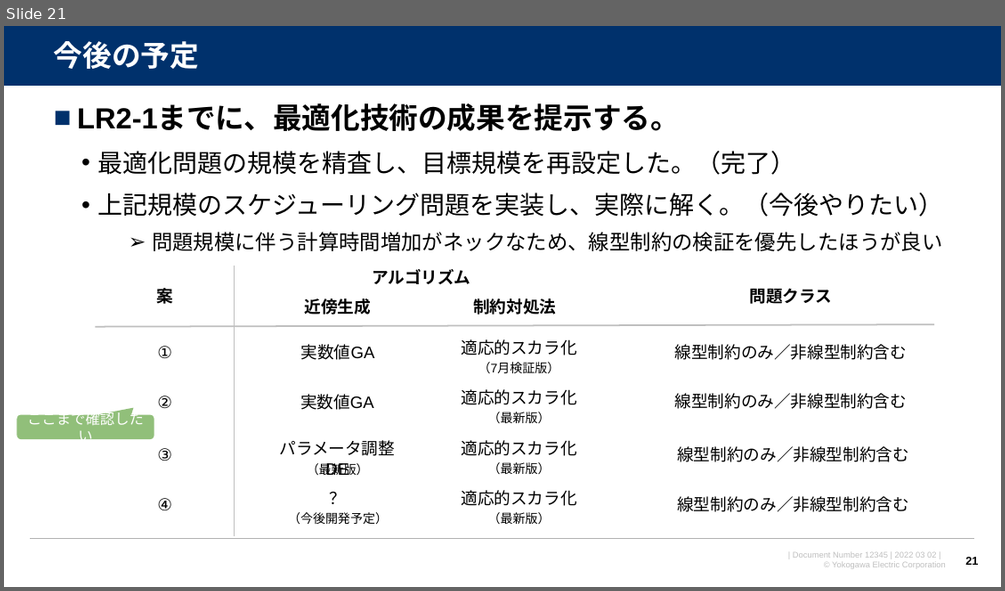
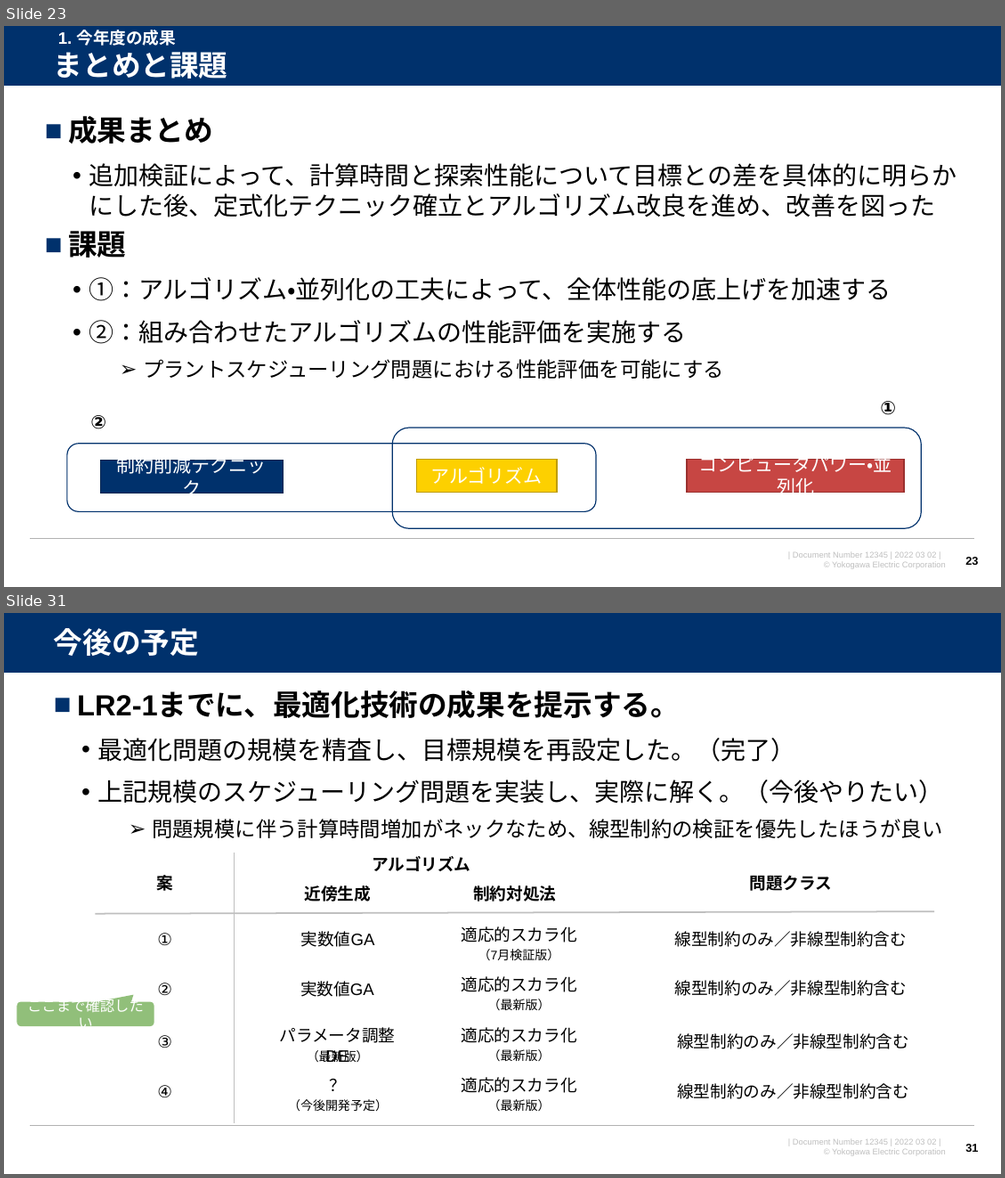
Before and after one commit to watarukumagai-git/opt, a slide deck: 220302_来年度の共同研究について_rev.0.pptx. Shown one above the other, each under a label of ours: slide 21 before the commit, slides 23 and 31 after it; the slides between them are not shown. The pictures are 1005x591 and 1005x1178 pixels, drawn with LibreOffice and Linux fonts; fonts in the diff are those of the drawing; background and template pictures are left out. Boxes give left, top, right and bottom in pixels: in the first picture for what was removed or moved away, otherwise in the second. Text is boxed around its words. In the diff, an @@ line names an element or a change of style, - is before the commit and + after.

```diff
--- a/220302_来年度の共同研究について_rev.0.pptx
+++ b/220302_来年度の共同研究について_rev.0.pptx
@@ slide 23 added at (4,26,1001,587), background #FFFFFF; not listed: 4 template elements that a slide beside it also shows @@
@@ title added at (54,52,228,79), 28 pt, text #FFFFFF, bold @@
+まとめと課題
@@ text added at (58,30,177,46), 16 pt, text #FFFFFF, bold @@
+1. 今年度の成果
@@ text added at (68,116,956,378), 24 pt, text #000000 @@
+■ 成果まとめ
+  • 追加検証によって、計算時間と探索性能について目標との差を具体的に明らかにした後、定式化テクニック確立とアルゴリズム改良を進め、改善を図った
+■ 課題
+  • ①：アルゴリズム・並列化の工夫によって、全体性能の底上げを加速する
+  • ②：組み合わせたアルゴリズムの性能評価を実施する
+    ➢ プラントスケジューリング問題における性能評価を可能にする
@@ text added at (90,415,106,429), 18 pt, text #000000, bold @@
+②
@@ text added at (880,401,896,415), 18 pt, text #000000, bold @@
+①
@@ rounded rectangle added at (67,443,596,511), outline #00316C 1 pt @@
@@ rounded rectangle added at (392,427,921,529), outline #00316C 1 pt @@
@@ rectangle added at (100,460,283,492), fill #00316C, outline #002450 1 pt, 18 pt, text #FFFFFF @@
+制約削減テクニック
@@ rectangle added at (417,459,558,491), fill #FDD000, outline #BE9C00 1 pt, 18 pt, text #FFFFFF @@
+アルゴリズム
@@ rectangle added at (687,459,905,491), fill #C74643, outline #9A302E 1 pt, 18 pt, text #FFFFFF @@
+コンピュータパワー・並列化
@@ page number added at (965,556,978,564), 11 pt, text #000000, bold @@
+23
@@ what was slide 21 is now slide 31 @@
```
Also in this commit, not shown: 7 slides changed, 9 other slides added.
